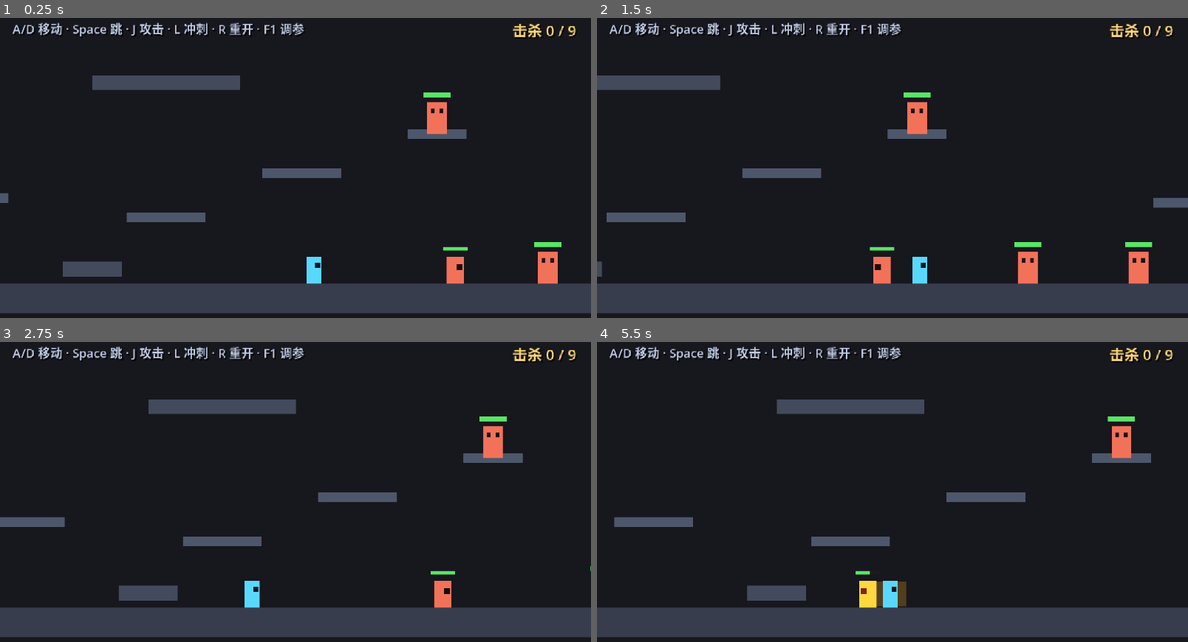
Above: before the commit, frames 1-4 (two rows, left to right).
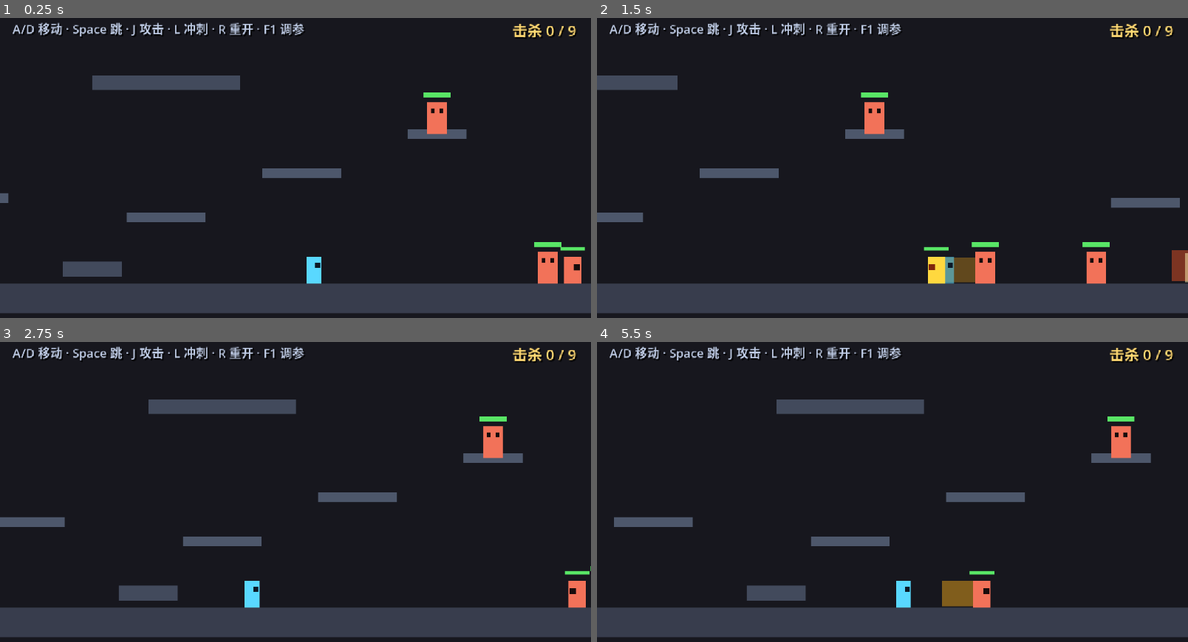
Above: after the commit, the same moments.

Repository: Palard-Lancelot/Palard-ZMD
Game: Godot game, scene res://scenes/boot/boot.tscn
Two runs of this game, one before a commit and one after it. Both use one fixed random seed, a clock stepped at 60 frames per second and the inputs below.
Inputs:
- Up to frame 1 (0.25 s): no input
- Up to frame 2 (1.5 s): tap Enter at 0.5 s; hold D (move_right) from 0.53 s (still down); tap J (attack) at 0.6 s; tap Space (jump) at 0.77 s; tap L (dash) at 1.35 s
- Up to frame 3 (2.75 s): tap Space (jump) at 1.52 s; release D (move_right) at 2.03 s; hold A (move_left) from 2.03 s (still down); tap R at 2.1 s
- Up to frame 4 (5.5 s): release A (move_left) at 2.78 s; hold D (move_right) 2.78-4.28 s; tap J (attack) at 2.85, 5.1 s; tap Space (jump) at 3.02, 3.77, 4.52 s; tap L (dash) at 3.6 s; hold A (move_left) 4.28-5.03 s; tap R at 4.35 s; hold D (move_right) from 5.03 s (still down)

The runs differ from the first frame. In frame 1, 0.6% of the frame differs, in the area x 74-99%, y 76-89%; in frame 2, 5.9%, in the area x 0-100%, y 19-89%; in frame 3, 0.6%; in frame 4, 1.6%.

Commit message:
fix: 开局不被袭 + 提示文字统一为「R 重开」
两个小问题：
1. Rusher1 原本在 x=380，玩家出生点 x=240 —— 距离 140 < 感知 165，
   开局立刻被追上来打（实测启动日志出现 [PLAYER] 受击 -10 HP）。
   移到 x=450（距离 210 > 感知），给玩家观察和准备的余地。
2. boot.gd 的启动提示还写着「R 重生」，与关卡的「R 重开」不一致，
   同时补上缺失的「L 冲刺」。

验证：240 帧后玩家 HP = 100/100（开局安全）；8 套件 57/57 通过

Diff:
--- a/scenes/world/test_level.tscn
+++ b/scenes/world/test_level.tscn
@@ -320,7 +320,7 @@
 max_hp = 60
 
 [node name="Rusher1" parent="." instance=ExtResource("4_rusher")]
-position = Vector2(380, 0)
+position = Vector2(450, 0)
 
 [node name="Rusher2" parent="." instance=ExtResource("4_rusher")]
 position = Vector2(780, 0)
--- a/scripts/boot/boot.gd
+++ b/scripts/boot/boot.gd
@@ -49,7 +49,7 @@
 		_log("headless 自检完成，退出")
 		get_tree().quit()
 	else:
-		_log("进入游戏 —— A/D 移动 · Space 跳 · J 攻击 · R 重生 · F1 调参")
+		_log("进入游戏 —— A/D 移动 · Space 跳 · J 攻击 · L 冲刺 · R 重开 · F1 调参")
 
 
 ## 把玩家相机注册到 GameTime，屏震才有作用对象
